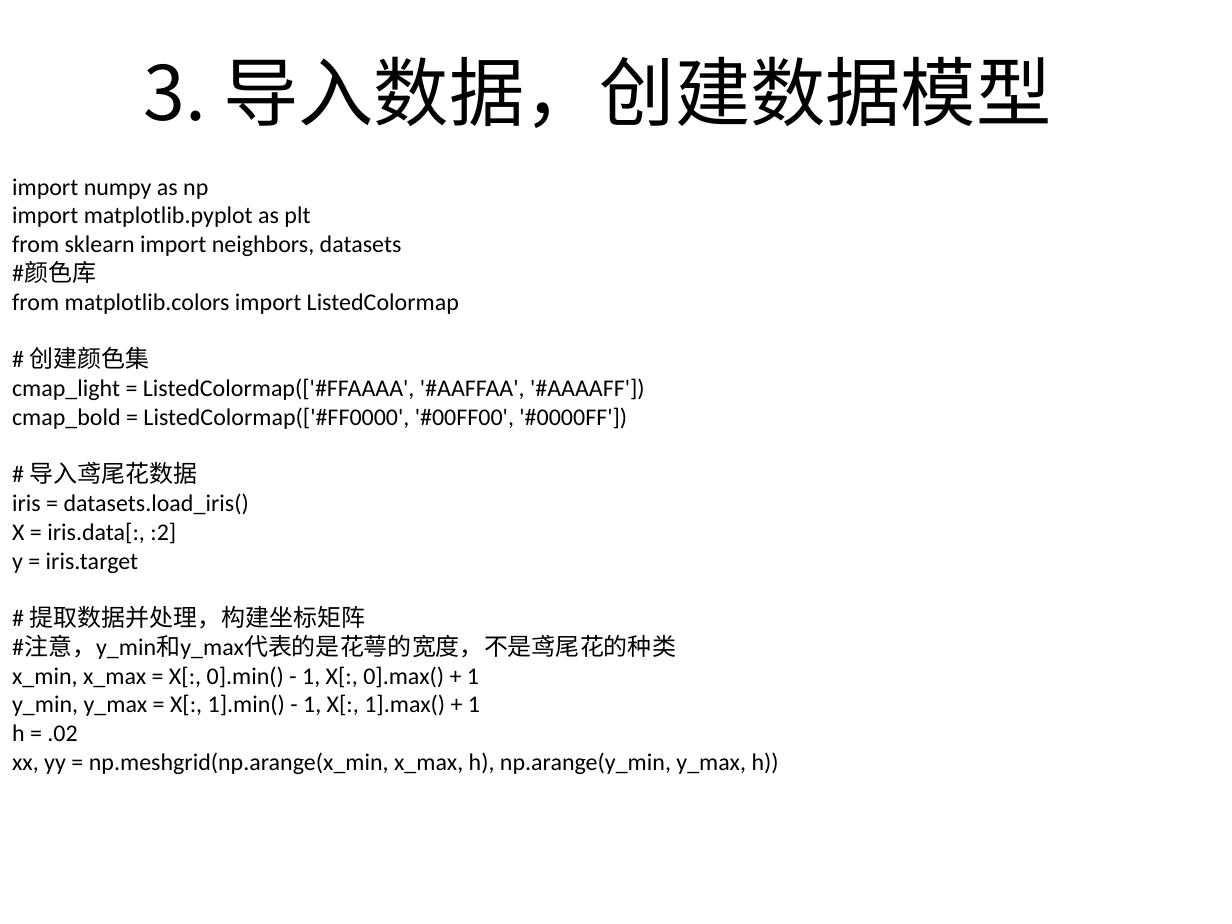
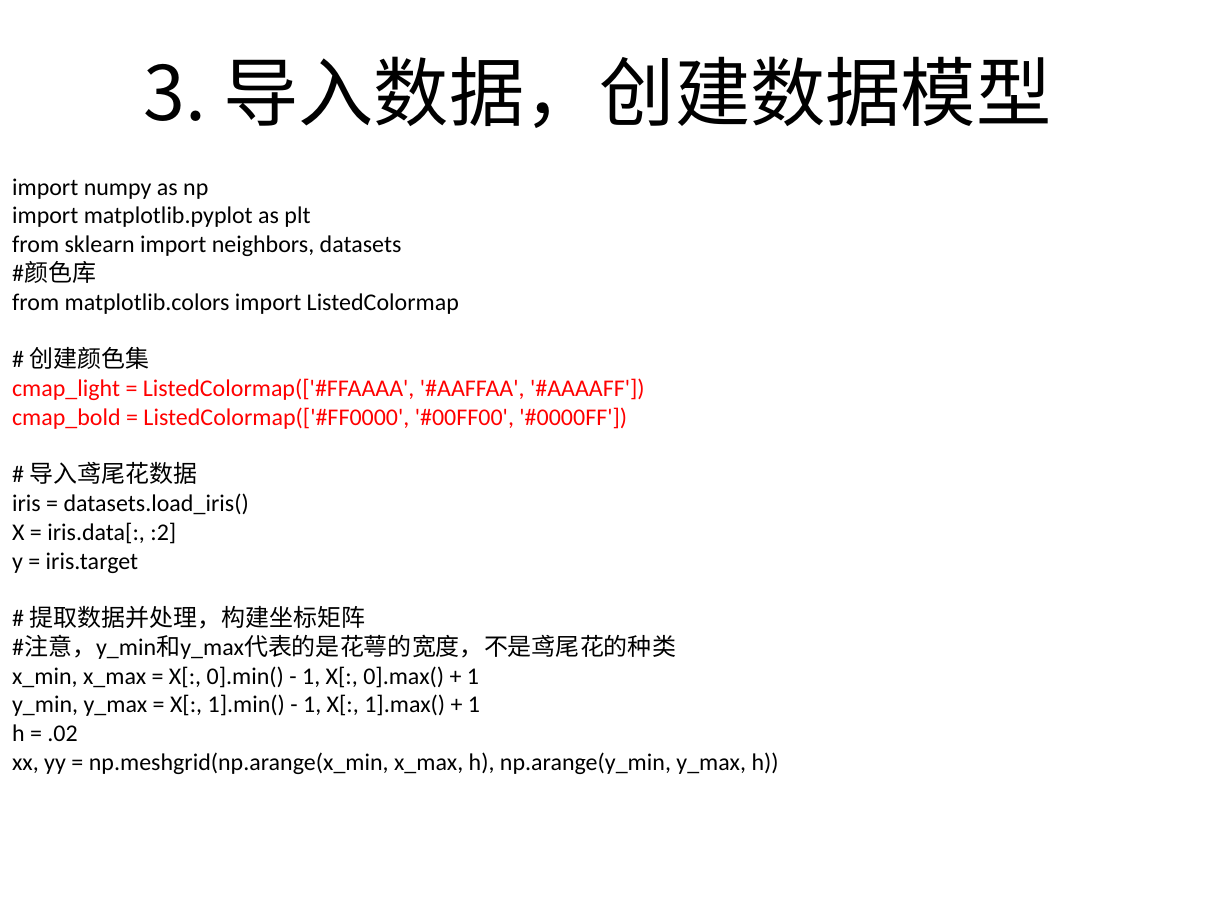
Before and after one commit to BattalionCommander/Python, a slide deck: slide 12 of cls_23聚类算法.ppt. Drawn at 1232x924 pixels with LibreOffice and Linux fonts; fonts in the diff are those of the drawing; background and template pictures are left out. Boxes give left, top, right and bottom in pixels: in the first picture for what was removed or moved away, otherwise in the second. Text is boxed around its words. In the diff, an @@ line names an element or a change of style, - is before the commit and + after.

```diff
--- a/cls_23聚类算法.ppt
+++ b/cls_23聚类算法.ppt
@@ text at bbox=[12, 378, 645, 429]: text colour #000000 to #FF0000 in "cmap_light = ListedColormap(['#FFAAAA', '#AAFFAA', '#AAAAFF' ...", "cmap_bold = ListedColormap(['#FF0000', '#00FF00', '#0000FF'] ..." @@
```
Also in this commit, not shown: 8 other slides changed, 1 slide removed, 2 other files.
